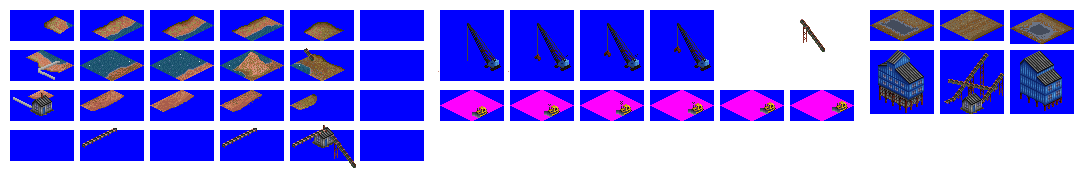
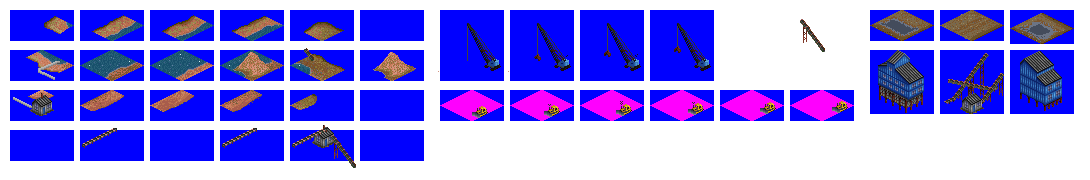
Layer changes from the first 1090 x 180 image to the second:
painted on "clay pit" over [373, 52, 416, 81]
showed "quarry", painted on it over [373, 52, 416, 81]
